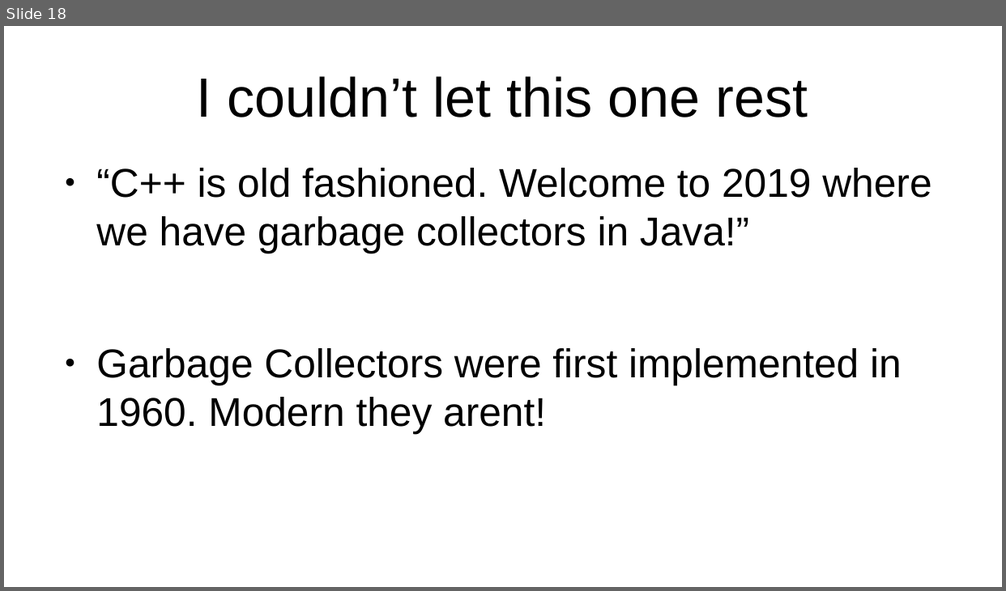
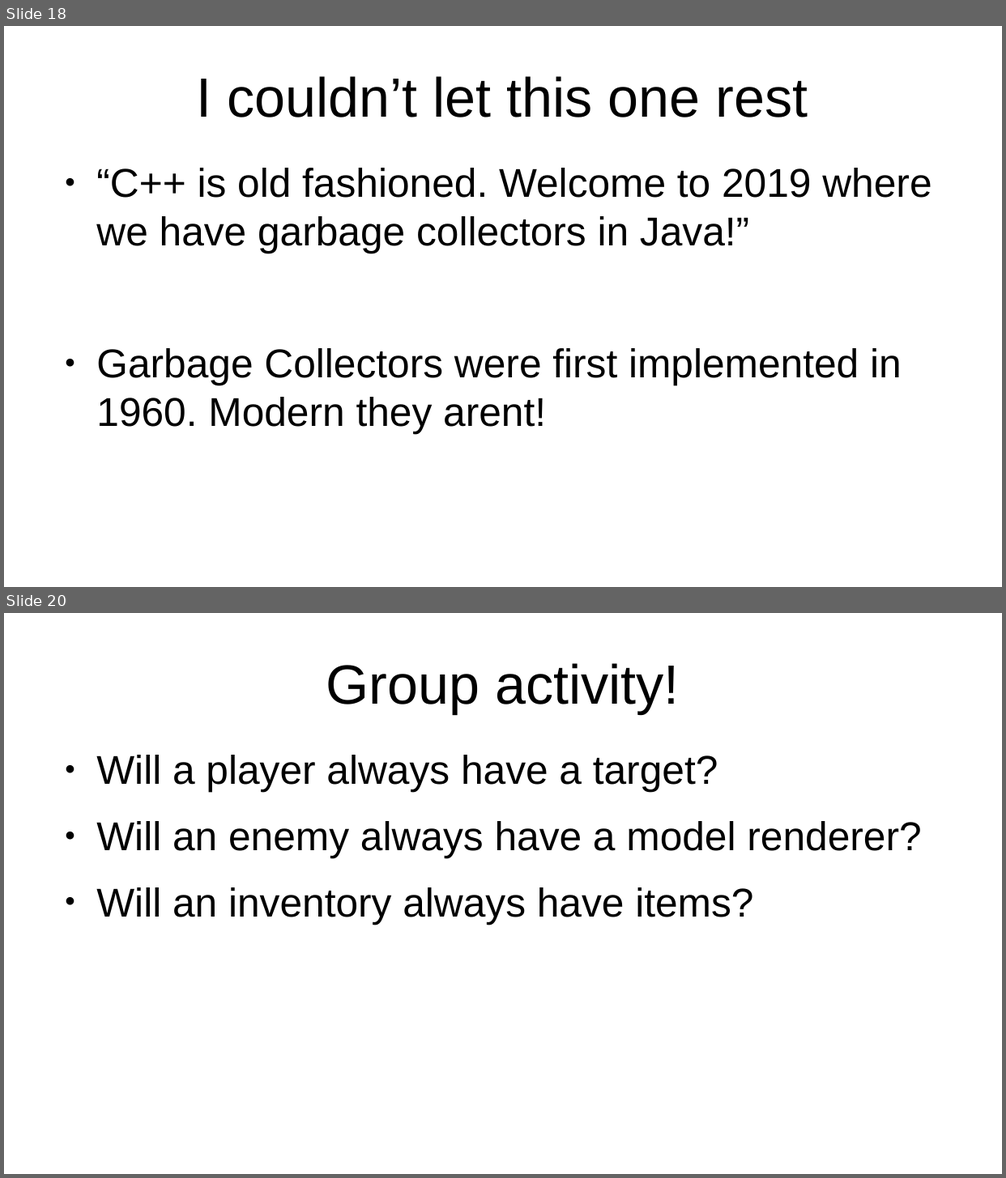
Before and after one commit to osen/creativelabs, a slide deck: gep/gep_cxx_precursor_1.odp. Shown one above the other, each under a label of ours: slide 18 before the commit, slides 18 and 20 after it; the slides between them are not shown. The pictures are 1006x591 and 1006x1178 pixels, drawn with LibreOffice and Linux fonts; fonts in the diff are those of the drawing. Boxes give left, top, right and bottom in pixels: in the first picture for what was removed or moved away, otherwise in the second. Text is boxed around its words. In the diff, an @@ line names an element or a change of style, - is before the commit and + after.

```diff
--- a/gep/gep_cxx_precursor_1.odp
+++ b/gep/gep_cxx_precursor_1.odp
@@ slide 20 added at box(4, 613, 1002, 1174), background #FFFFFF @@
@@ title added at box(326, 663, 679, 714), 44 pt, text #000000 @@
+Group activity!
@@ text added at box(96, 755, 921, 924), 32 pt, text #000000 @@
+● Will a player always have a target?
+● Will an enemy always have a model renderer?
+● Will an inventory always have items?
```
Also in this commit, not shown: 2 slides changed, 2 other slides added, 1 other file.
